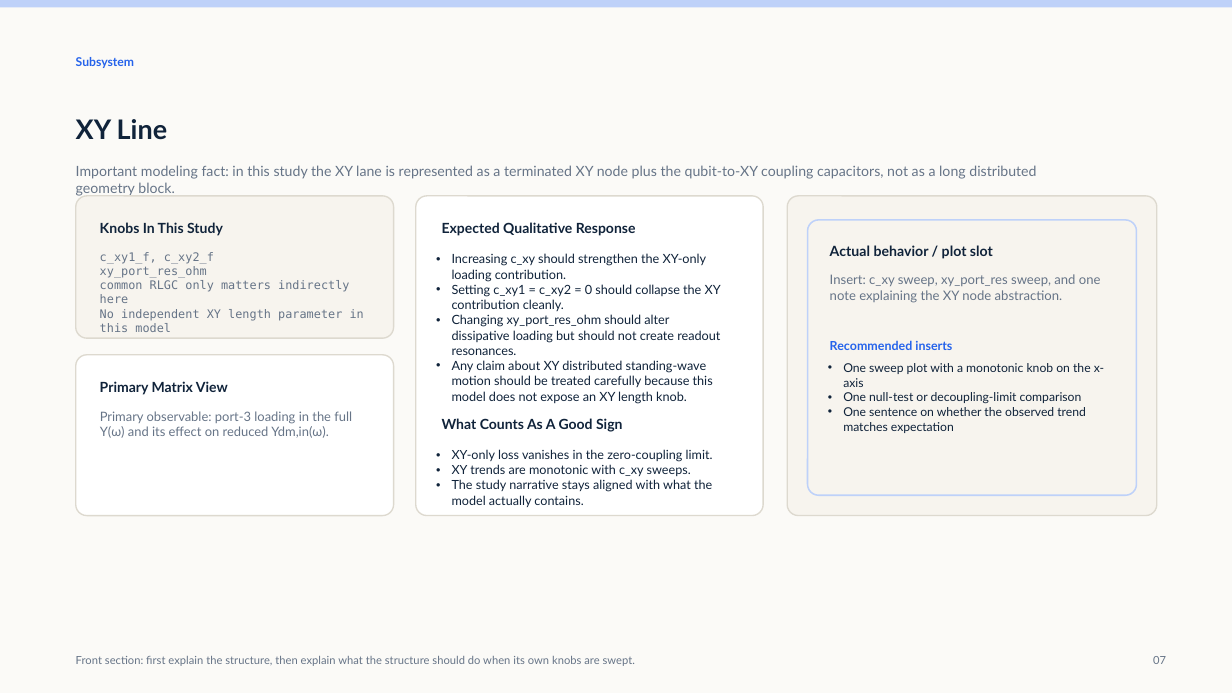
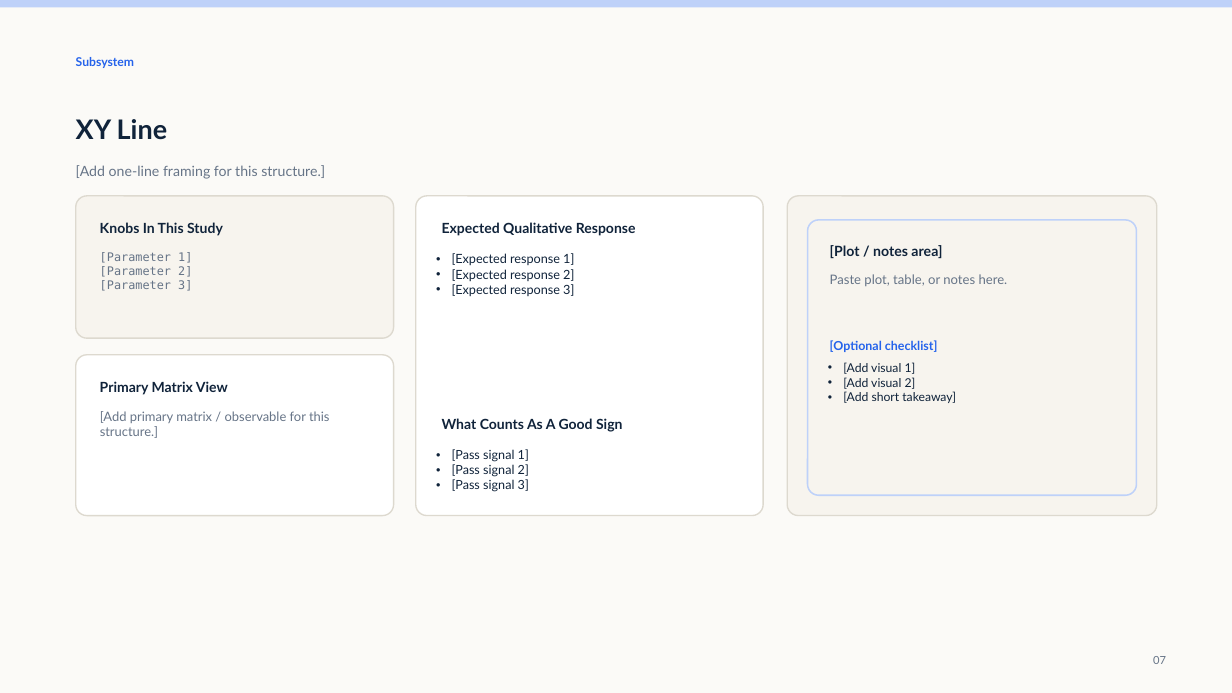
Before and after one commit to arfiligol/superconducting-circuits-research-workbench, a slide deck: slide 7 of sandbox/qubit_external_coupling_analysis/outputs/slides/parameter_response_vv/output/qeca_parameter_response_vv_report.pptx. Drawn at 1232x693 pixels with LibreOffice and Linux fonts; fonts in the diff are those of the drawing. Boxes give left, top, right and bottom in pixels: in the first picture for what was removed or moved away, otherwise in the second. Text is boxed around its words. In the diff, an @@ line names an element or a change of style, - is before the commit and + after.

```diff
--- a/sandbox/qubit_external_coupling_analysis/outputs/slides/parameter_response_vv/output/qeca_parameter_response_vv_report.pptx
+++ b/sandbox/qubit_external_coupling_analysis/outputs/slides/parameter_response_vv/output/qeca_parameter_response_vv_report.pptx
@@ text at (76,165,325,179): text changed @@
-Important modeling fact: in this study the XY lane is represented as a terminated XY node plus the qubit-to-XY coupling capacitors, not as a long distributed geometry block.
+[Add one-line framing for this structure.]
@@ text at (100,252,192,291): text changed @@
-c_xy1_f, c_xy2_f
-xy_port_res_ohm
-common RLGC only matters indirectly here
-No independent XY length parameter in this model
+[Parameter 1]
+[Parameter 2]
+[Parameter 3]
@@ text at (452,253,574,296): text changed @@
-• Increasing c_xy should strengthen the XY-only loading contribution.
-• Setting c_xy1 = c_xy2 = 0 should collapse the XY contribution cleanly.
-• Changing xy_port_res_ohm should alter dissipative loading but should not create readout resonances.
-• Any claim about XY distributed standing-wave motion should be treated carefully because this model does not expose an XY length knob.
+• [Expected response 1]
+• [Expected response 2]
+• [Expected response 3]
@@ text at (830,245,942,258): text changed @@
-Actual behavior / plot slot
+[Plot / notes area]
@@ text at (830,274,1008,286): text changed @@
-Insert: c_xy sweep, xy_port_res sweep, and one note explaining the XY node abstraction.
+Paste plot, table, or notes here.
@@ text at (830,340,938,352): text changed @@
-Recommended inserts
+[Optional checklist]
@@ text at (843,362,956,403): text changed @@
-• One sweep plot with a monotonic knob on the x-axis
-• One null-test or decoupling-limit comparison
-• One sentence on whether the observed trend matches expectation
+• [Add visual 1]
+• [Add visual 2]
+• [Add short takeaway]
@@ text at (100,411,330,438): text changed @@
-Primary observable: port-3 loading in the full Y(ω) and its effect on reduced Ydm,in(ω).
+[Add primary matrix / observable for this structure.]
@@ text at (452,449,529,492): text changed @@
-• XY-only loss vanishes in the zero-coupling limit.
-• XY trends are monotonic with c_xy sweeps.
-• The study narrative stays aligned with what the model actually contains.
+• [Pass signal 1]
+• [Pass signal 2]
+• [Pass signal 3]
@@ text removed at (76,656,635,666) @@
-Front section: first explain the structure, then explain what the structure should do when its own knobs are swept.
```
Also in this commit, not shown: 10 other slides changed, 4 slides added, 4 slides removed, 2 other files.
